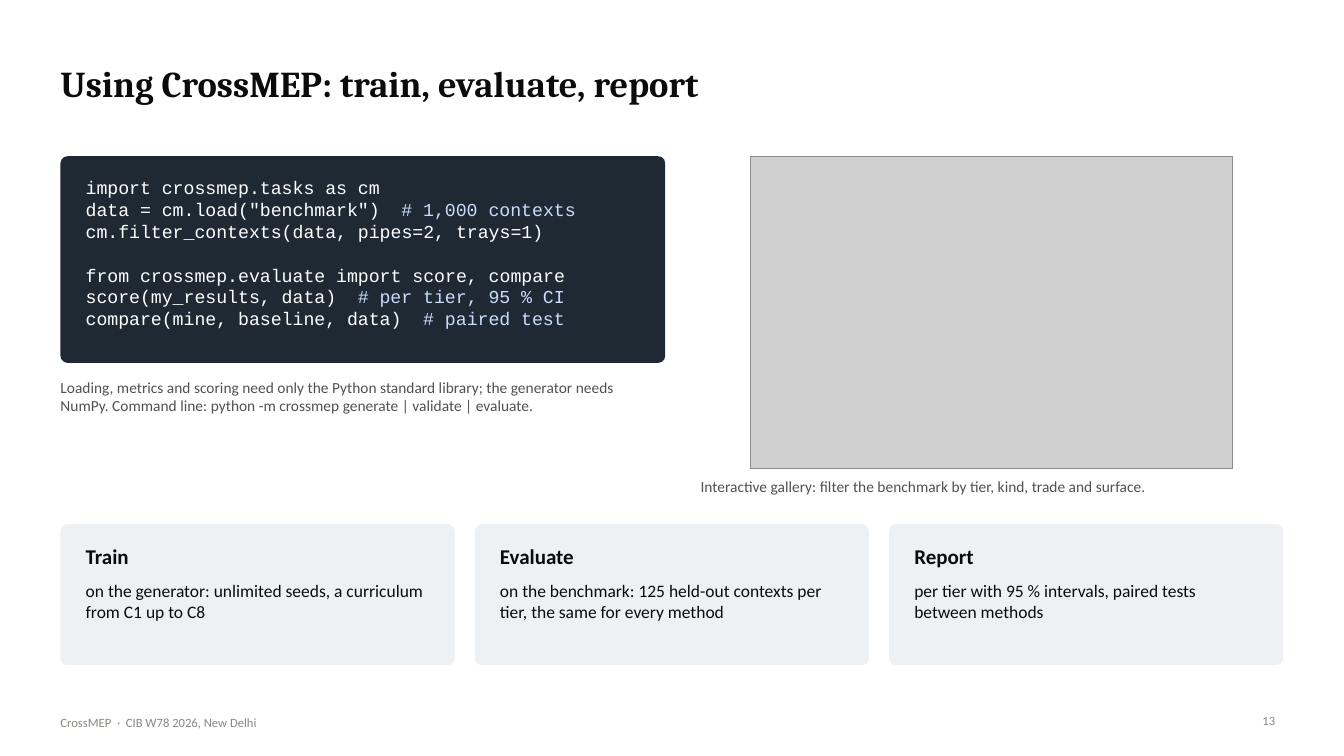
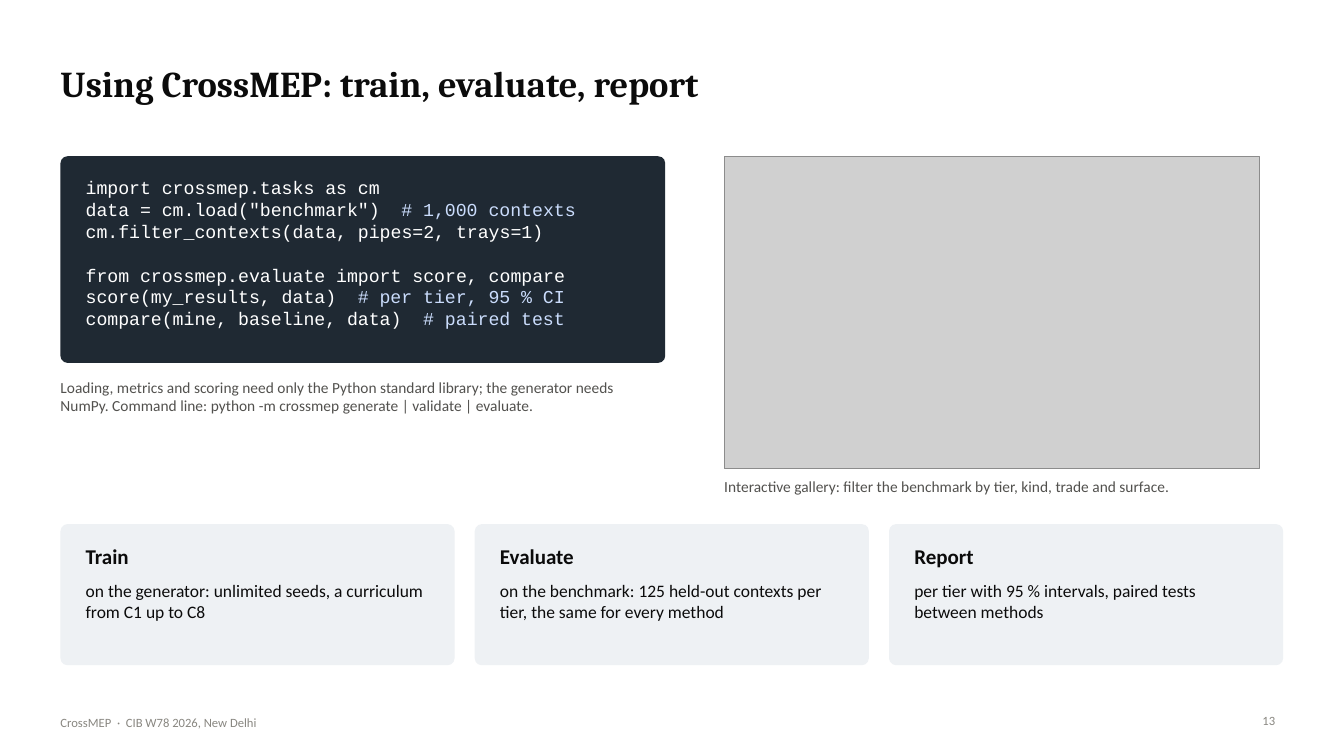
Before and after one commit to lavinia-ped/CrossMEP_Dataset, a slide deck: slide 13 of docs/CrossMEP_CIBW78_talk.pptx. Drawn at 1344x756 pixels with LibreOffice and Linux fonts; fonts in the diff are those of the drawing; grey boxes stand for pictures. Boxes give left, top, right and bottom in pixels: in the first picture for what was removed or moved away, otherwise in the second. Text is boxed around its words. In the diff, an @@ line names an element or a change of style, - is before the commit and + after.

```diff
--- a/docs/CrossMEP_CIBW78_talk.pptx
+++ b/docs/CrossMEP_CIBW78_talk.pptx
@@ picture: place and size @@
-picture at <box>751,156,1233,469</box>
+picture at <box>725,156,1260,469</box>
@@ text "Interactive gallery: filter the benchmark ...": place and size @@
-text "Interactive gallery: filter the benchmark ..." at <box>701,481,1145,495</box>
+text "Interactive gallery: filter the benchmark ..." at <box>724,481,1168,495</box>
```
Also in this commit, not shown: 7 other slides changed, 5 other files.
